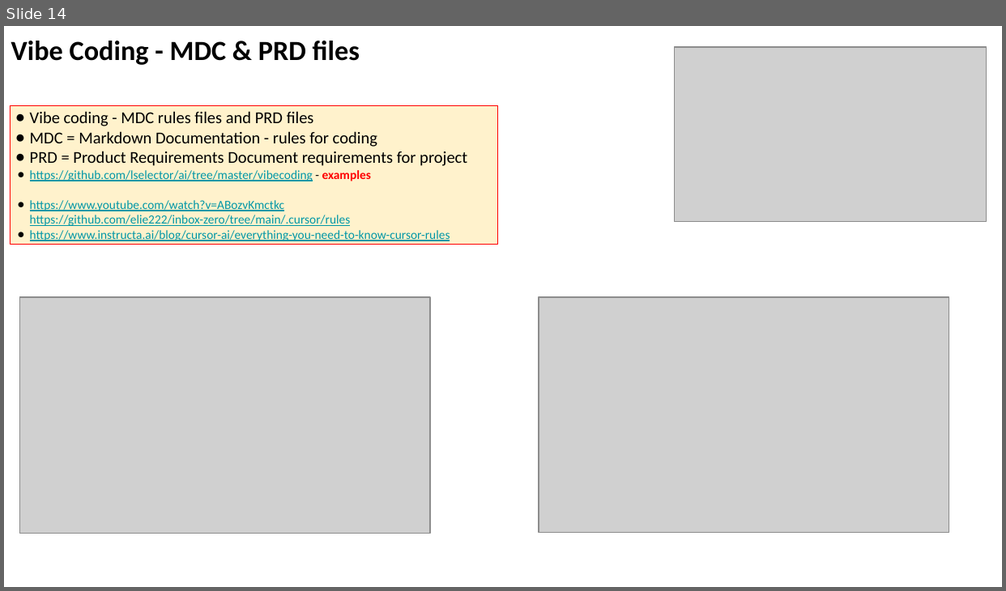
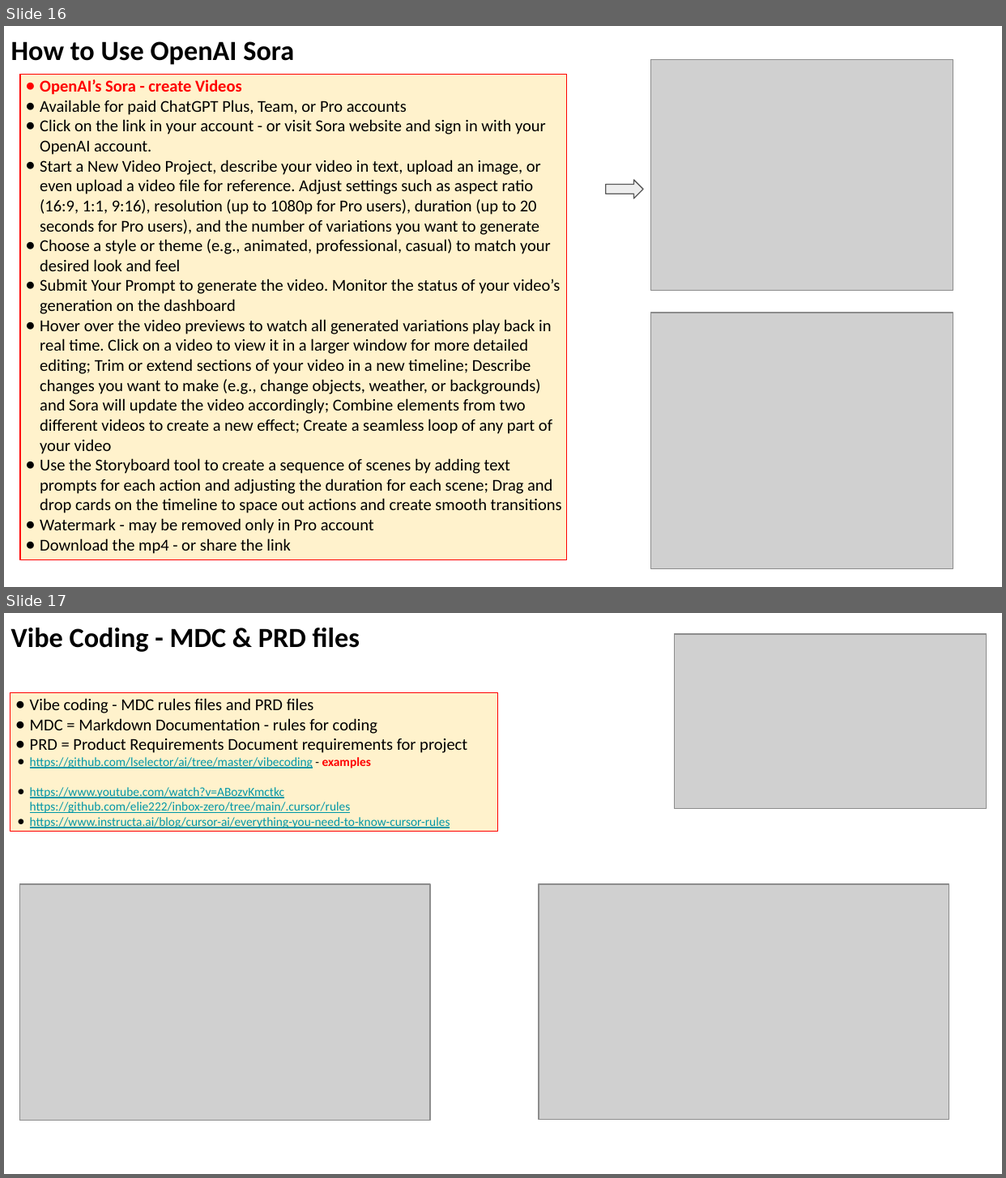
Before and after one commit to lselector/seminar, a slide deck: 2025/2025-06-13-AI-Updates.pptx. Shown one above the other, each under a label of ours: slide 14 before the commit, slides 16 and 17 after it. The pictures are 1006x591 and 1006x1178 pixels, drawn with LibreOffice and Linux fonts; fonts in the diff are those of the drawing; grey boxes stand for pictures. Boxes give left, top, right and bottom in pixels: in the first picture for what was removed or moved away, otherwise in the second. Text is boxed around its words. In the diff, an @@ line names an element or a change of style, - is before the commit and + after.

```diff
--- a/2025/2025-06-13-AI-Updates.pptx
+++ b/2025/2025-06-13-AI-Updates.pptx
@@ slide 16 added at (x1=4, y1=26, x2=1002, y2=587), background #FFFFFF @@
@@ text added at (x1=11, y1=41, x2=294, y2=65), 20 pt, text #000000, bold @@
+How to Use OpenAI Sora
@@ picture added at (x1=650, y1=59, x2=953, y2=290) @@
@@ rectangle added at (x1=20, y1=75, x2=566, y2=561), fill #FFF2CC, outline #FF0000 0.75 pt, 12 pt, text #000000 @@
+● OpenAI’s Sora - create Videos
+● Available for paid ChatGPT Plus, Team, or Pro accounts
+● Click on the link in your account - or visit Sora website and sign in with your OpenAI account.
+● Start a New Video Project, describe your video in text, upload an image, or even upload a video file for reference. Adjust settings such as aspect ratio (16:9, 1:1, 9:16), resolution (up to 1080p for Pro users), duration (up to 20 seconds for Pro users), and the number of variations you want to generate
+● Choose a style or theme (e.g., animated, professional, casual) to match your desired look and feel
+● Submit Your Prompt to generate the video. Monitor the status of your video’s generation on the dashboard
+● Hover over the video previews to watch all generated variations play back in real time. Click on a video to view it in a larger window for more detailed editing; Trim or extend sections of your video in a new timeline; Describe changes you want to make (e.g., change objects, weather, or backgrounds) and Sora will update the video accordingly; Combine elements from two different videos to create a new effect; Create a seamless loop of any part of your video
+● Use the Storyboard tool to create a sequence of scenes by adding text prompts for each action and adjusting the duration for each scene; Drag and drop cards on the timeline to space out actions and create smooth transitions
+● Watermark - may be removed only in Pro account
+● Download the mp4 - or share the link
@@ right arrow added at (x1=606, y1=180, x2=644, y2=199), fill #EEEEEE, outline #595959 0.75 pt @@
@@ picture added at (x1=650, y1=313, x2=953, y2=569) @@
@@ what was slide 14 is now slide 17 @@
```
Also in this commit, not shown: 11 slides changed, 3 other slides added.
